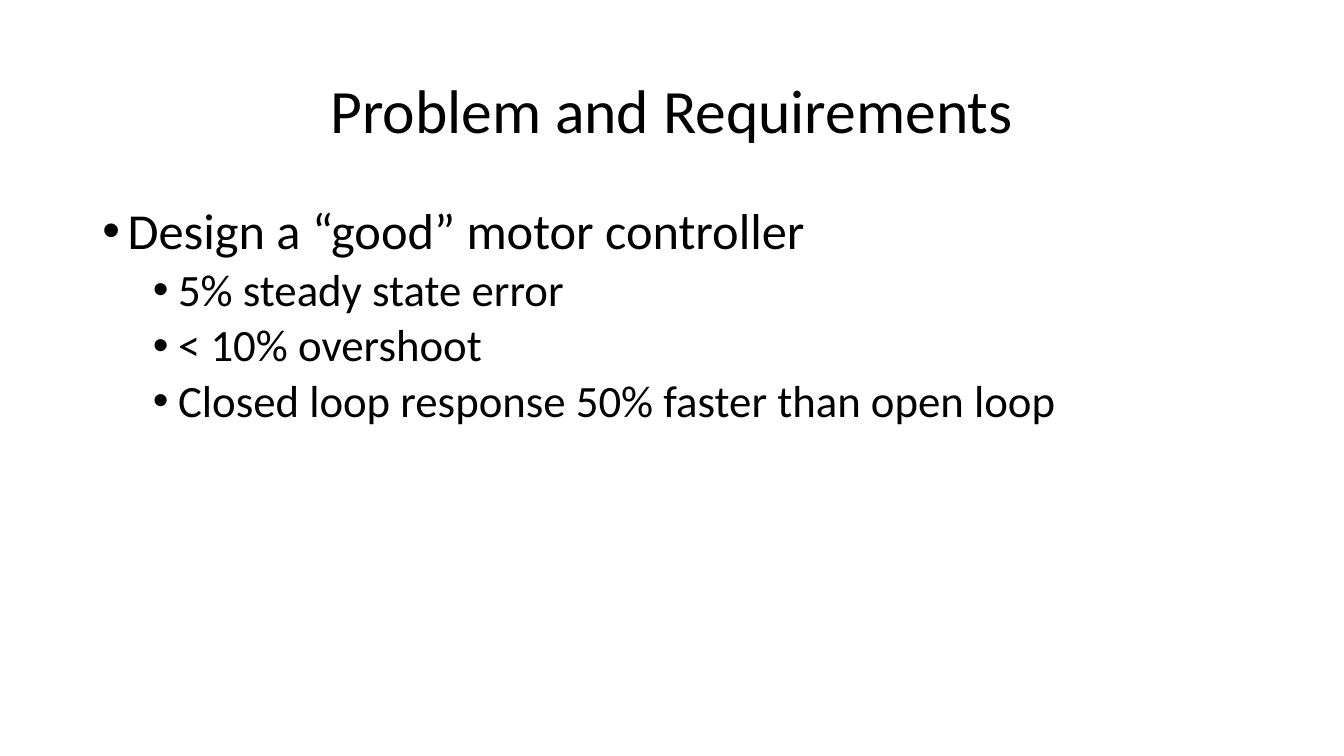
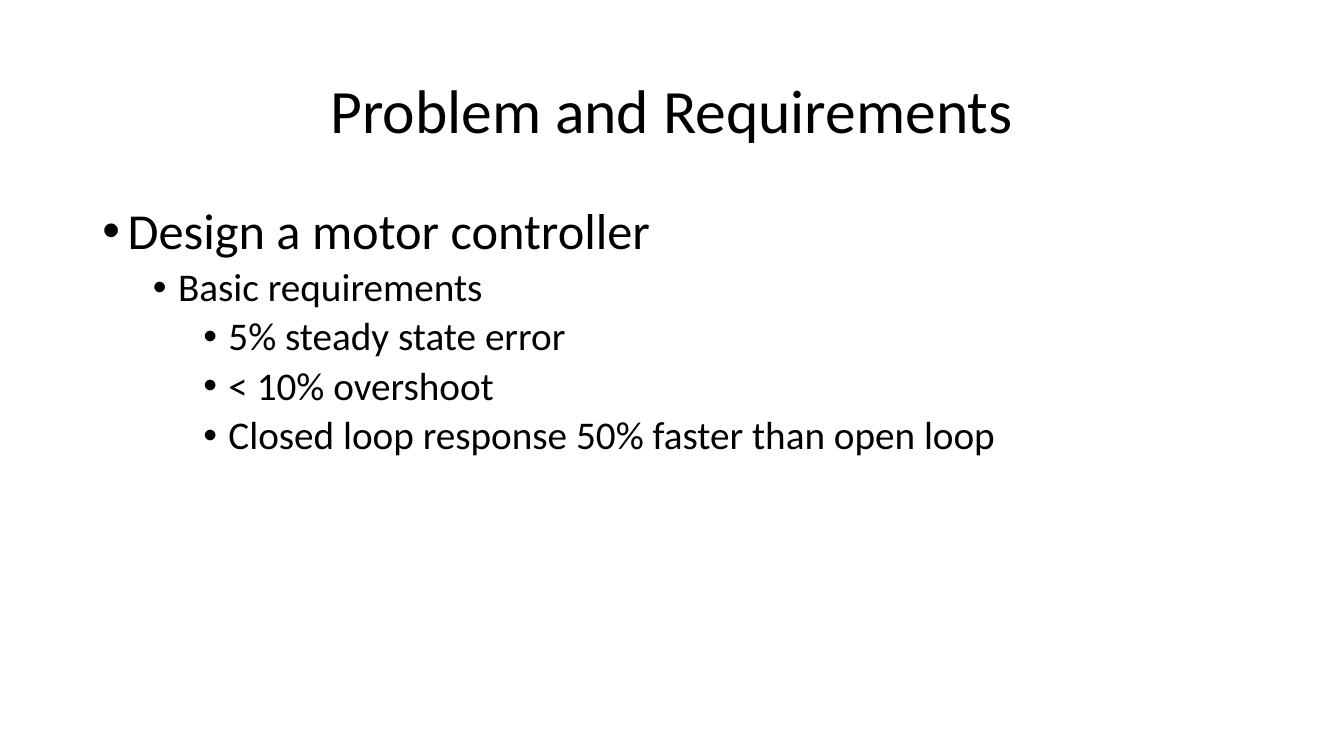
Before and after one commit to jdriscoll7/ELEC_3050, a slide deck: slide 2 of presentation/Final Projection Presentation.pptx. Drawn at 1344x756 pixels with LibreOffice and Linux fonts; fonts in the diff are those of the drawing. Boxes give left, top, right and bottom in pixels: in the first picture for what was removed or moved away, otherwise in the second. Text is boxed around its words. In the diff, an @@ line names an element or a change of style, - is before the commit and + after.

```diff
--- a/presentation/Final Projection Presentation.pptx
+++ b/presentation/Final Projection Presentation.pptx
@@ text at <box>128,214,650,308</box>: text changed @@
-• Design a “good” motor controller
+• Design a motor controller
+  • Basic requirements
@@ text at <box>228,322,995,456</box>: size 32 to 28 pt in "5% steady state error", "< 10% overshoot", "Closed loop response 50% faster than open ..."; list level 2 to 3 in "5% steady state error"; list level 2 to 3 in "< 10% overshoot"; list level 2 to 3 in "Closed loop response 50% faster ..." @@
```
Also in this commit, not shown: 4 other slides changed, 5 slides added, 3 slides removed.
